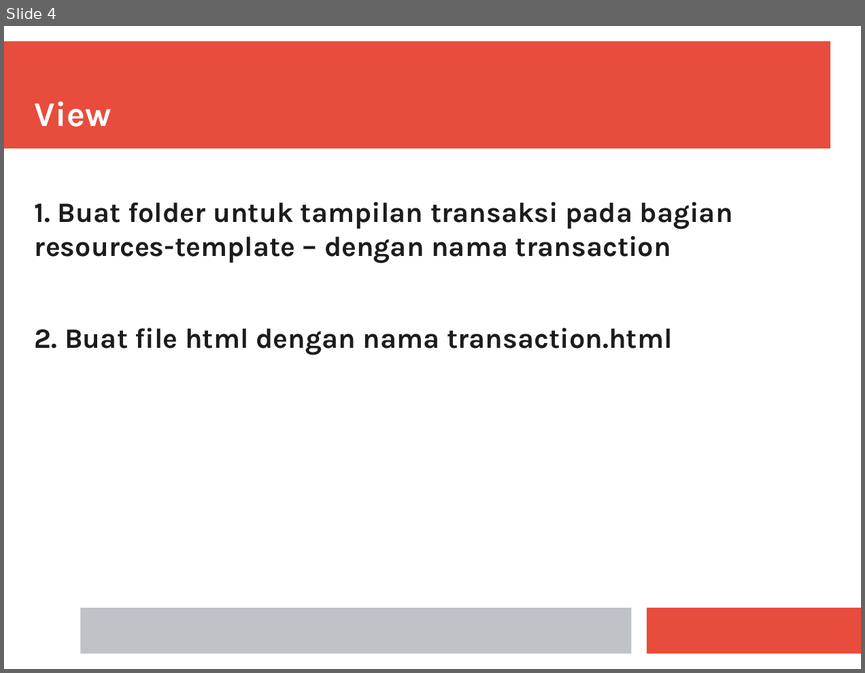
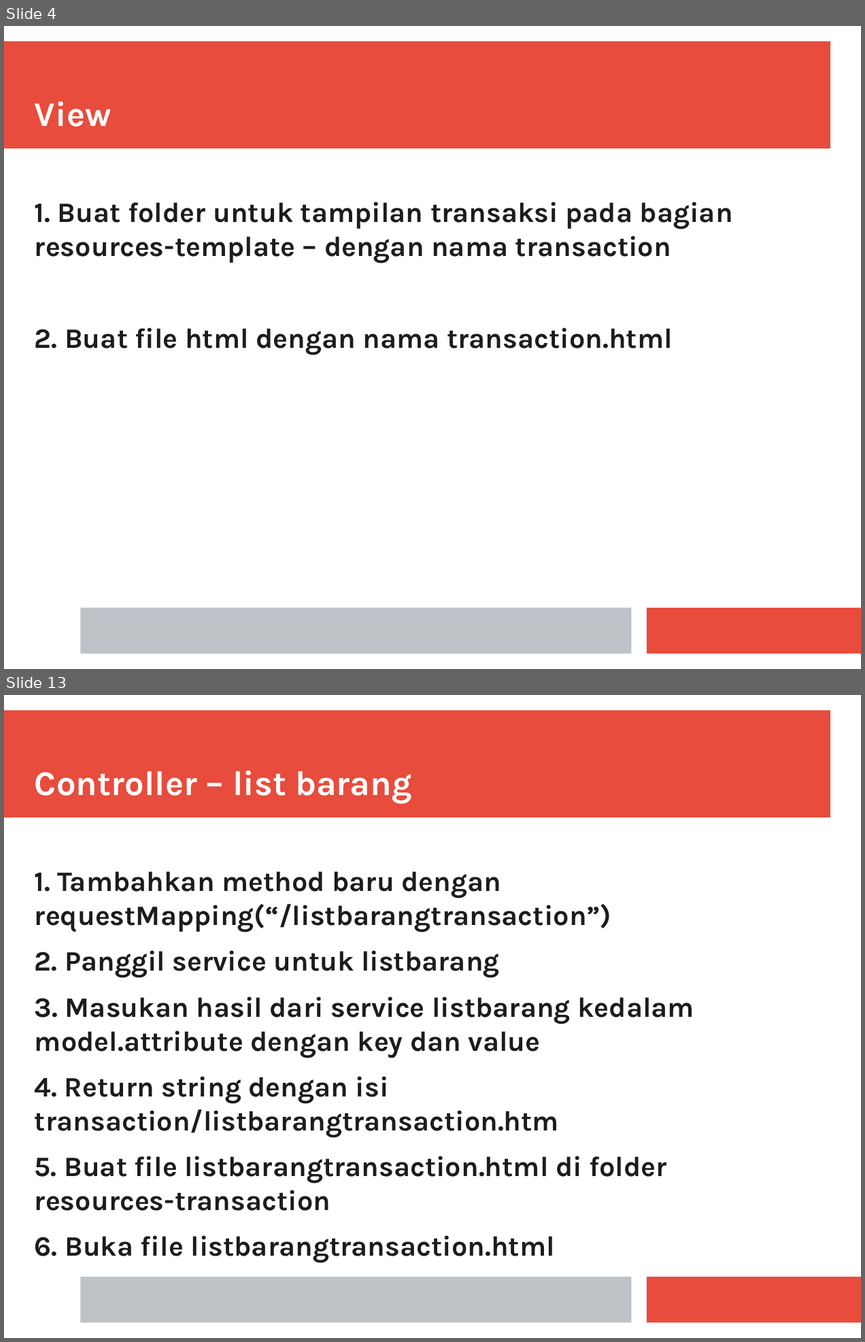
Before and after one commit to farouksyah/javatechnology198, a slide deck: docs/TransactionGuidances.pptx. Shown one above the other, each under a label of ours: slide 4 before the commit, slides 4 and 13 after it; the slides between them are not shown. The pictures are 865x673 and 865x1342 pixels, drawn with LibreOffice and Linux fonts; fonts in the diff are those of the drawing. Boxes give left, top, right and bottom in pixels: in the first picture for what was removed or moved away, otherwise in the second. Text is boxed around its words. In the diff, an @@ line names an element or a change of style, - is before the commit and + after.

Commit message:
update document transaction Section A

```diff
--- a/docs/TransactionGuidances.pptx
+++ b/docs/TransactionGuidances.pptx
@@ slide 13 added at box(4, 695, 861, 1338), background #FFFFFF; not listed: 3 template elements that a slide beside it also shows @@
@@ text added at box(35, 770, 412, 803), 32 pt, text #FFFFFF, bold @@
+Controller – list barang
@@ text added at box(35, 871, 694, 1263), 26 pt, text #1C1C1C, bold @@
+1. Tambahkan method baru dengan requestMapping(“/listbarangtransaction”)
+2. Panggil service untuk listbarang
+3. Masukan hasil dari service listbarang kedalam model.attribute dengan key dan value
+4. Return string dengan isi transaction/listbarangtransaction.htm
+5. Buat file listbarangtransaction.html di folder resources-transaction
+6. Buka file listbarangtransaction.html
```
Also in this commit, not shown: 1 slide changed, 10 other slides added, 4 slides removed, 1 other file.
